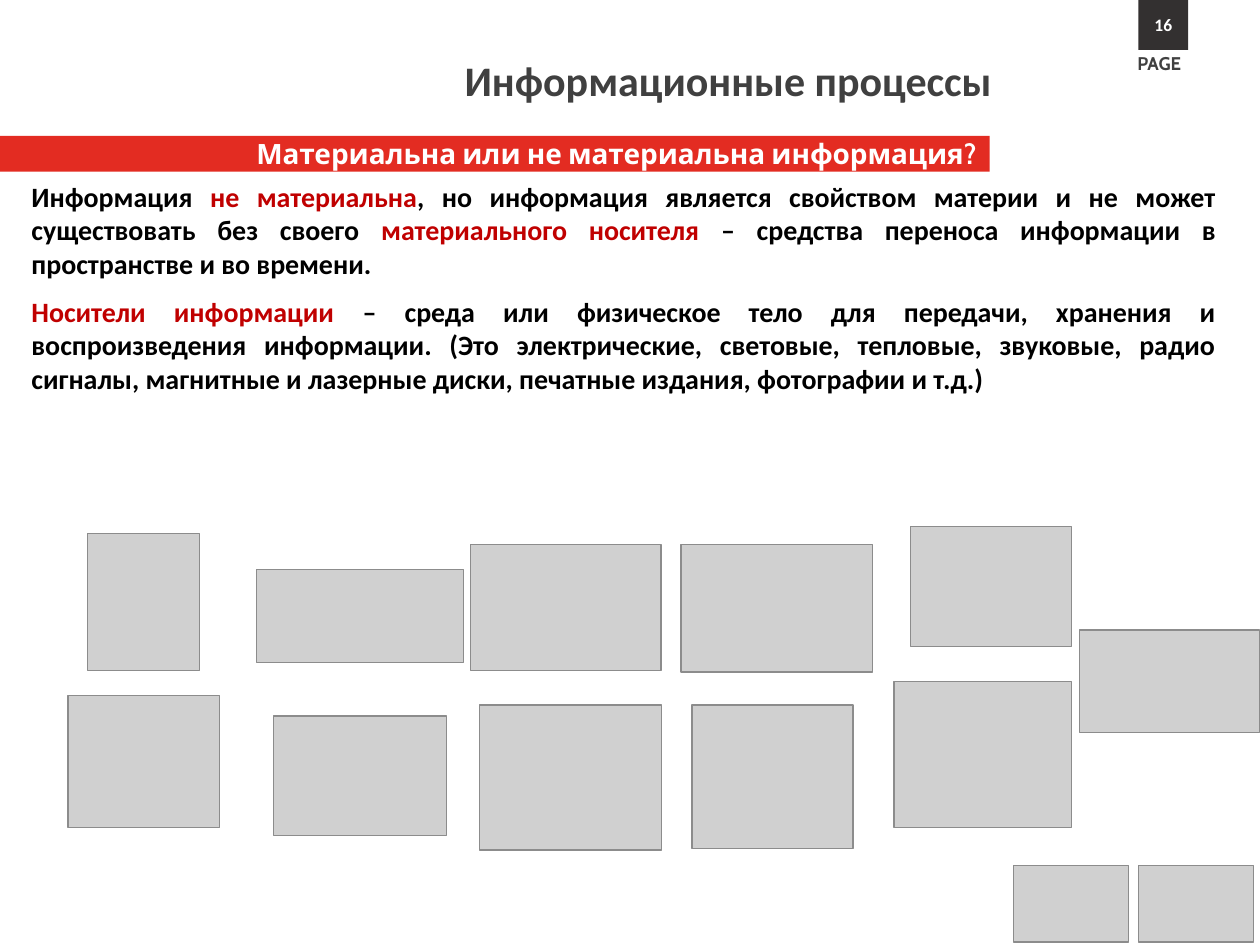
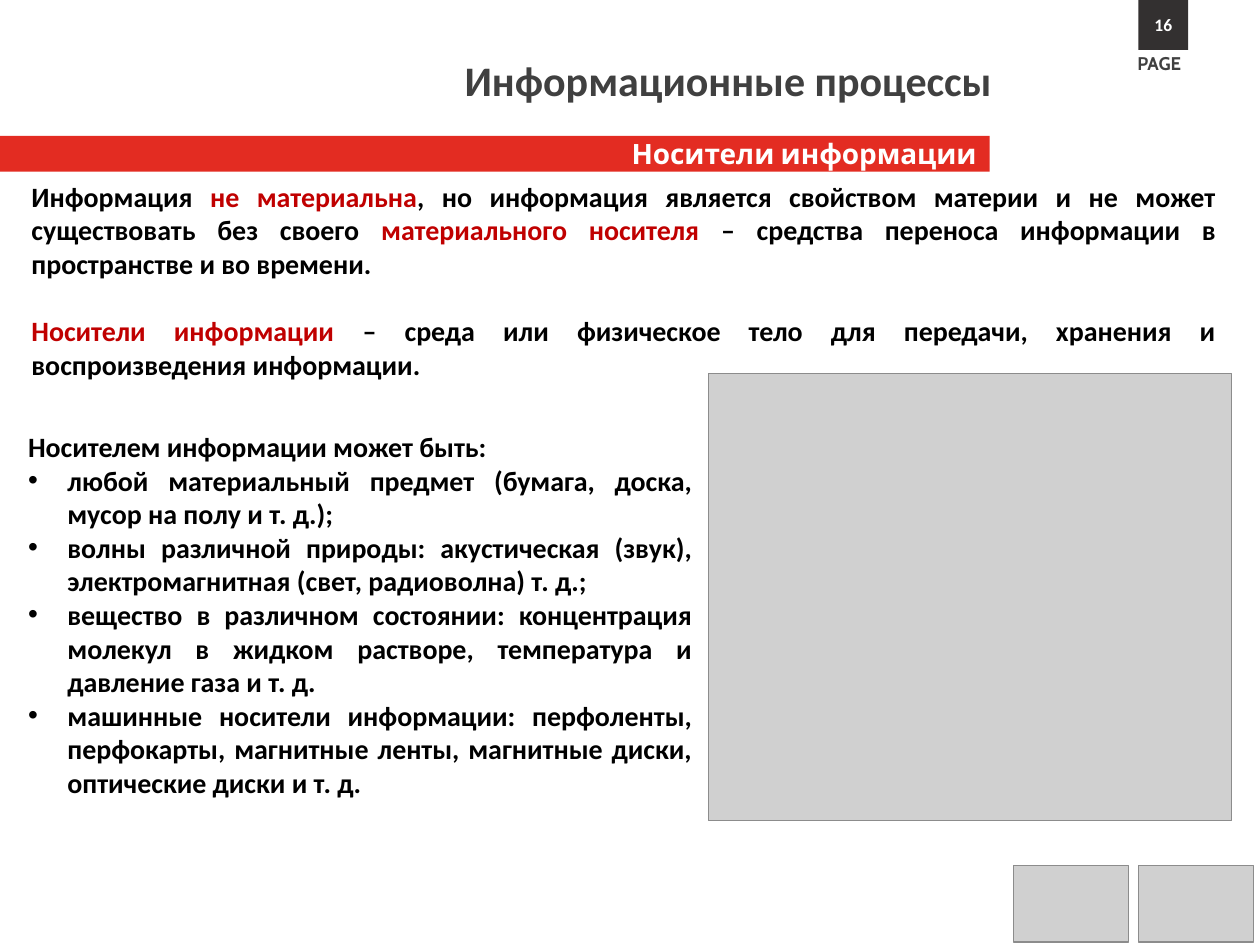
Before and after one commit to s1211001142/computer_science_course, a slide deck: slide 16 of Lectures/Л1.Информационные процессы.pptx. Drawn at 1260x945 pixels with LibreOffice and Linux fonts; fonts in the diff are those of the drawing; grey boxes stand for pictures; background and template pictures are left out. Boxes give left, top, right and bottom in pixels: in the first picture for what was removed or moved away, otherwise in the second. Text is boxed around its words. In the diff, an @@ line names an element or a change of style, - is before the commit and + after.

Commit message:
add

```diff
--- a/Lectures/Л1.Информационные процессы.pptx
+++ b/Lectures/Л1.Информационные процессы.pptx
@@ subtitle at box(632, 142, 977, 172): text changed @@
-Материальна или не материальна информация?
+Носители информации
@@ text at box(31, 322, 1216, 346): text changed @@
-Носители информации – среда или физическое тело для передачи, хранения и воспроизведения информации. (Это электрические, световые, тепловые, звуковые, радио сигналы, магнитные и лазерные диски, печатные издания, фотографии и т.д.)
+Носители информации – среда или физическое тело для передачи, хранения и воспроизведения информации.
@@ picture added at box(708, 373, 1232, 820) @@
@@ text added at box(28, 437, 692, 798), 16 pt, text #000000, bold @@
+Носителем информации может быть:
+• любой материальный предмет (бумага, доска, мусор на полу и т. д.);
+• волны различной природы: акустическая (звук), электромагнитная (свет, радиоволна) т. д.;
+• вещество в различном состоянии: концентрация молекул в жидком растворе, температура и давление газа и т. д.
+• машинные носители информации: перфоленты, перфокарты, магнитные ленты, магнитные диски, оптические диски и т. д.
@@ picture removed at box(88, 534, 200, 672) @@
@@ picture removed at box(911, 527, 1071, 648) @@
@@ picture removed at box(471, 544, 662, 670) @@
@@ picture removed at box(682, 544, 873, 672) @@
@@ picture removed at box(257, 570, 464, 663) @@
@@ picture removed at box(1080, 630, 1260, 732) @@
@@ picture removed at box(895, 682, 1072, 828) @@
@@ picture removed at box(68, 696, 219, 828) @@
@@ picture removed at box(273, 716, 446, 835) @@
@@ picture removed at box(480, 704, 662, 849) @@
@@ picture removed at box(692, 704, 853, 848) @@
```
Also in this commit, not shown: 36 other slides changed, 1 slide removed.
